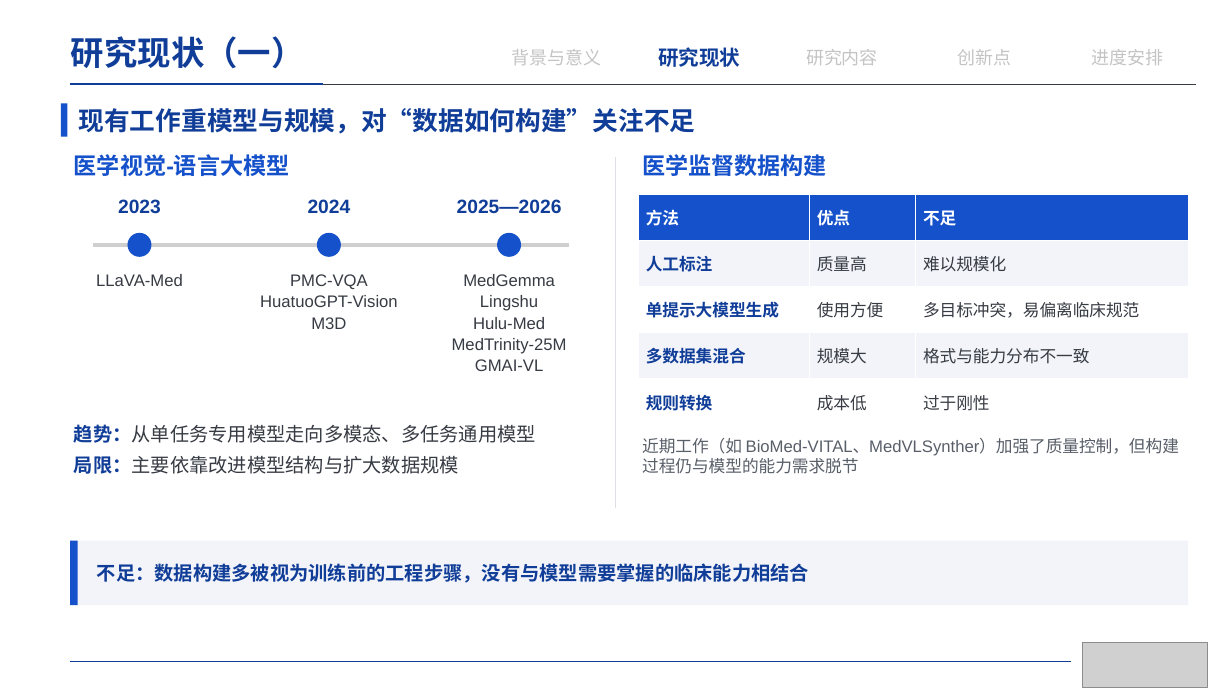
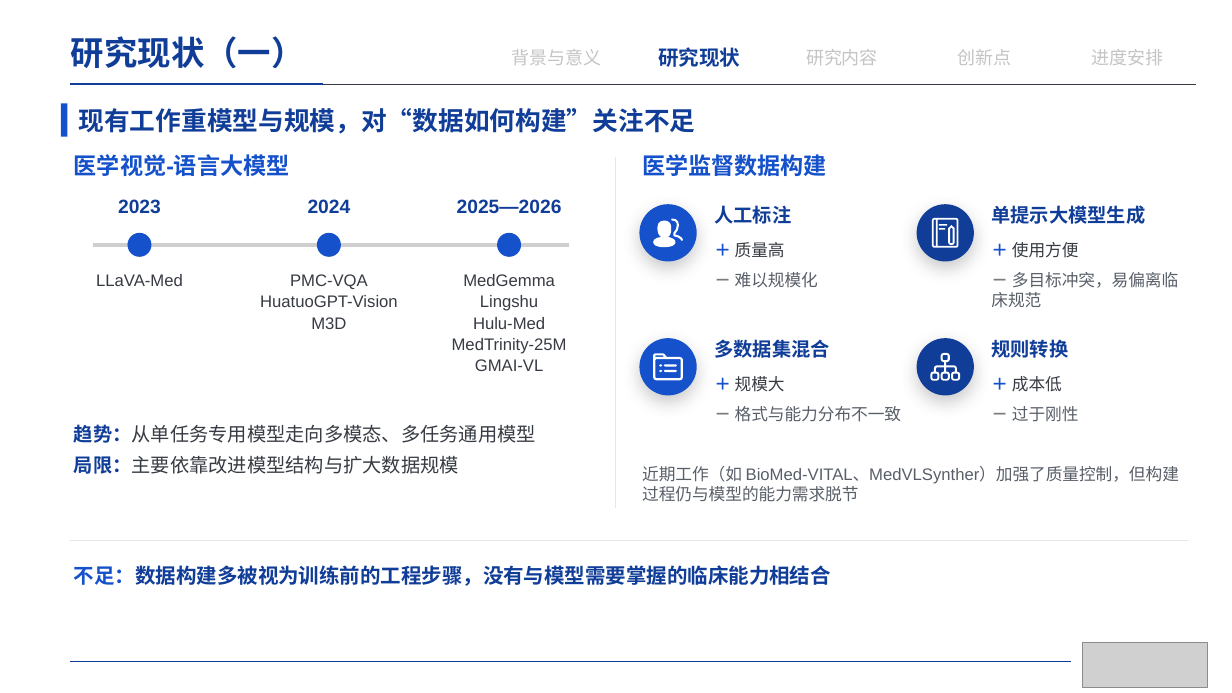
Before and after one commit to irving-2222/Graduation-Thesis, a slide deck: slide 9 of 开题答辩.pptx. Drawn at 1232x693 pixels with LibreOffice and Linux fonts; fonts in the diff are those of the drawing; grey boxes stand for pictures. Boxes give left, top, right and bottom in pixels: in the first picture for what was removed or moved away, otherwise in the second. Text is boxed around its words. In the diff, an @@ line names an element or a change of style, - is before the commit and + after.

```diff
--- a/开题答辩.pptx
+++ b/开题答辩.pptx
@@ table removed at bbox=[639, 194, 1189, 425], 5 rows, 3 columns @@
-方法 | 优点 | 不足
-人工标注 | 质量高 | 难以规模化
-单提示大模型生成 | 使用方便 | 多目标冲突，易偏离临床规范
-多数据集混合 | 规模大 | 格式与能力分布不一致
-规则转换 | 成本低 | 过于刚性
@@ ellipse added at bbox=[640, 204, 697, 262], fill #1551CA @@
@@ text added at bbox=[714, 205, 791, 224], 15 pt, text #103D98, bold @@
+人工标注
@@ ellipse added at bbox=[917, 204, 974, 262], fill #103D98 @@
@@ text added at bbox=[991, 205, 1145, 224], 15 pt, text #103D98, bold @@
+单提示大模型生成
@@ freeform shape added at bbox=[653, 219, 683, 248], fill #FFFFFF @@
@@ group added at bbox=[933, 218, 959, 248]: 2 freeform shapes, 2 rectangles @@
@@ text added at bbox=[735, 242, 785, 258], 13 pt, text #373B43 @@
+＋ 质量高
@@ text added at bbox=[1012, 242, 1079, 258], 13 pt, text #373B43 @@
+＋ 使用方便
@@ text added at bbox=[735, 272, 818, 288], 13 pt, text #595F69 @@
+－ 难以规模化
@@ text added at bbox=[991, 272, 1178, 307], 13 pt, text #595F69 @@
+－ 多目标冲突，易偏离临床规范
@@ ellipse added at bbox=[640, 338, 697, 396], fill #1551CA @@
@@ freeform shape added at bbox=[653, 353, 683, 380], fill #FFFFFF @@
@@ text added at bbox=[714, 339, 829, 358], 15 pt, text #103D98, bold @@
+多数据集混合
@@ ellipse added at bbox=[917, 338, 974, 396], fill #103D98 @@
@@ freeform shape added at bbox=[931, 353, 960, 381], fill #FFFFFF @@
@@ text added at bbox=[991, 339, 1068, 358], 15 pt, text #103D98, bold @@
+规则转换
@@ freeform shape added at bbox=[659, 364, 677, 372], fill #FFFFFF @@
@@ text added at bbox=[735, 376, 785, 392], 13 pt, text #373B43 @@
+＋ 规模大
@@ text added at bbox=[1012, 376, 1062, 392], 13 pt, text #373B43 @@
+＋ 成本低
@@ text added at bbox=[735, 406, 901, 422], 13 pt, text #595F69 @@
+－ 格式与能力分布不一致
@@ text added at bbox=[1012, 406, 1079, 422], 13 pt, text #595F69 @@
+－ 过于刚性
@@ text "近期工作（如 BioMed-VITAL、MedVLSynther）加强了质量控制，但构建过程仍与模型的能力需求脱节": place and size @@
-text "近期工作（如 BioMed-VITAL、MedVLSynther）加强了质量控制，但构建过程仍与模型的能力需求脱节" at bbox=[642, 438, 1179, 474]
+text "近期工作（如 BioMed-VITAL、MedVLSynther）加强了质量控制，但构建过程仍与模型的能力需求脱节" at bbox=[642, 466, 1179, 502]
@@ text "不足：数据构建多被视为训练前的工程步骤，没有与模型需要掌握的临床能力相结合": place and size @@
-text "不足：数据构建多被视为训练前的工程步骤，没有与模型需要掌握的临床能力相结合" at bbox=[97, 563, 809, 583]
+text "不足：数据构建多被视为训练前的工程步骤，没有与模型需要掌握的临床能力相结合" at bbox=[74, 565, 831, 586]
@@ text "不足：数据构建多被视为训练前的工程步骤，没有与模型需要掌握的临床能力相结合" at bbox=[74, 565, 831, 586]: size 15 to 16 pt; text colour #103D98 to #1551CA in "不足：数据构建多被视为训练前的工程步骤，没有与模型需要掌握的临床能力相结合" @@
@@ rectangle removed at bbox=[70, 541, 1189, 605] @@
@@ rectangle removed at bbox=[70, 541, 78, 605] @@
@@ line added from (70, 541) to (1189, 541), #E3E6EA 1 pt @@
```
Also in this commit, not shown: 10 other slides changed.
